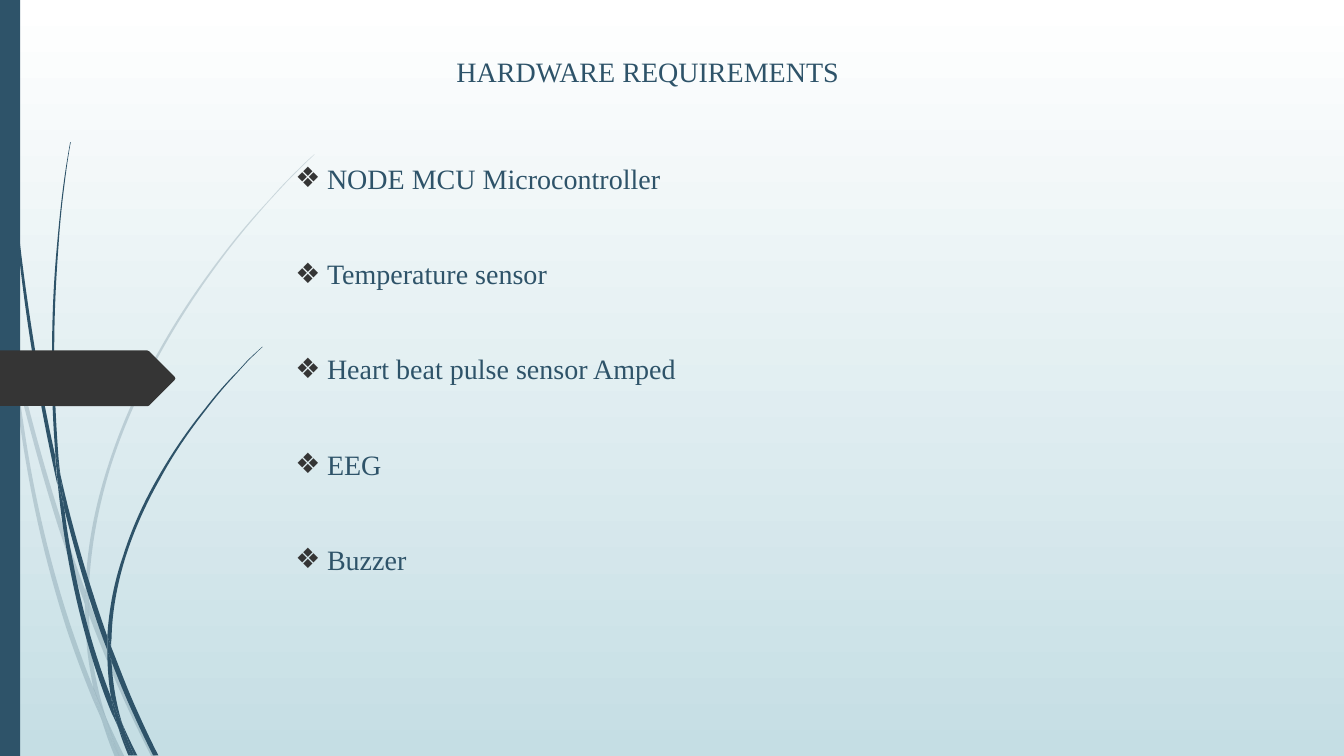
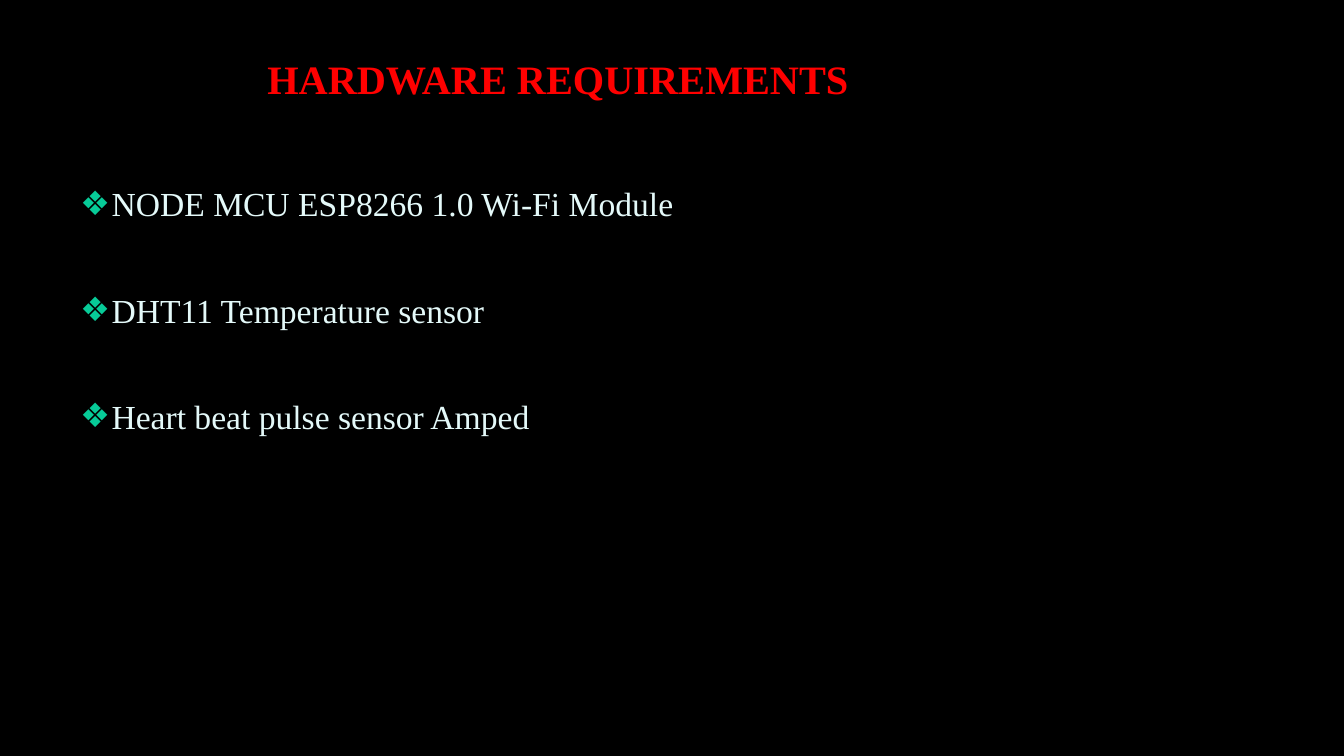
Before and after one commit to Lekshmisr95/body-sensor-network, a slide deck: slide 10 of PPT.pptx (slide 8 before the commit). Drawn at 1344x756 pixels with LibreOffice and Linux fonts; fonts in the diff are those of the drawing; background and template pictures are left out. Boxes give left, top, right and bottom in pixels: in the first picture for what was removed or moved away, otherwise in the second. Text is boxed around its words. In the diff, an @@ line names an element or a change of style, - is before the commit and + after.

```diff
--- a/PPT.pptx
+++ b/PPT.pptx
@@ background gradient #FFFFFF to #C5DEE5 to picture (left out) @@
@@ rectangle removed at (x1=0, y1=0, x2=20, y2=756) @@
@@ title "HARDWARE REQUIREMENTS" moved from (x1=456, y1=63, x2=838, y2=87) to (x1=267, y1=67, x2=848, y2=101) @@
@@ title "HARDWARE REQUIREMENTS" at (x1=267, y1=67, x2=848, y2=101): size 20 to 28.8 pt, text colour #2E5369 to #FF0000, bold on; line spacing 1 to 0.8; vertical alignment middle to bottom @@
@@ text removed at (x1=327, y1=169, x2=676, y2=571) @@
-❖ NODE MCU Microcontroller
-❖ Temperature sensor
-❖ Heart beat pulse sensor Amped
-❖ EEG
-❖ Buzzer
@@ subtitle added at (x1=112, y1=192, x2=674, y2=435), 24 pt, text #E4F9F9 @@
+❖ NODE MCU ESP8266 1.0 Wi-Fi Module
+❖ DHT11 Temperature sensor
+❖ Heart beat pulse sensor Amped
@@ freeform shape removed at (x1=0, y1=351, x2=175, y2=406) @@
@@ group removed at (x1=0, y1=154, x2=315, y2=756): 10 freeform shapes @@
@@ group removed at (x1=3, y1=0, x2=262, y2=756): 12 freeform shapes @@
```
Also in this commit, not shown: 13 other slides changed, 4 slides added, 9 slides removed, 4 other files.
